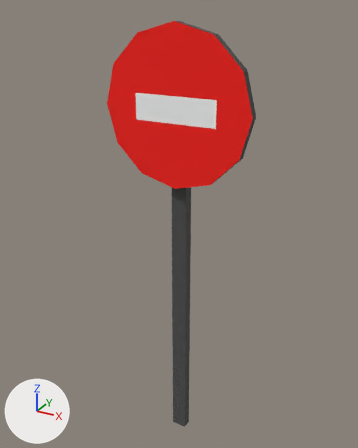
A saved change to the glTF model assets/models/generic/traffic_sign_forbidden.glb.
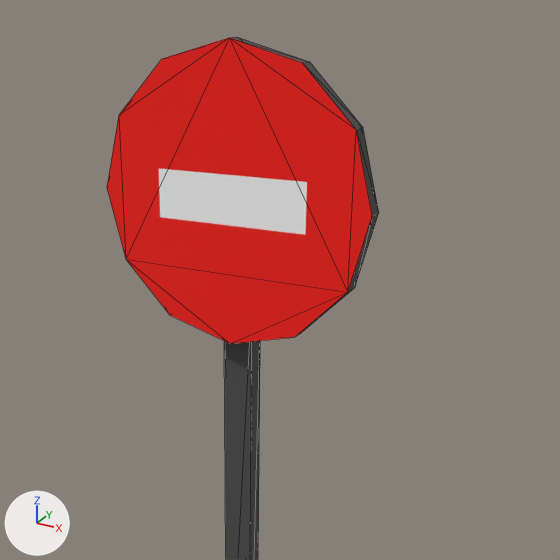
Each version is shown whole from a camera (50 mm lens) standing at (1.33, -2.447, 2.818) and looking at (-0.034, 0.033, 1.578), then close up on the part from 14% to 99% of the width and 0% to 69% of the height. The lights are fixed; the arrows at lower left show +X, +Y and +Z. The first two pictures are the older version. The close-ups show mesh edges as thin lines. Objects named as collision shapes, trigger or cutter boxes, shadow casters or lower levels of detail are left out. Where no turn or scale is listed for an object, it has been applied to the vertices. Vertices at exactly the same position are counted once.
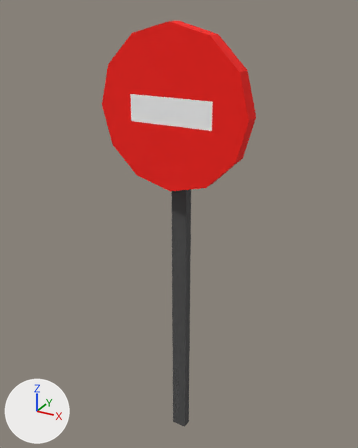
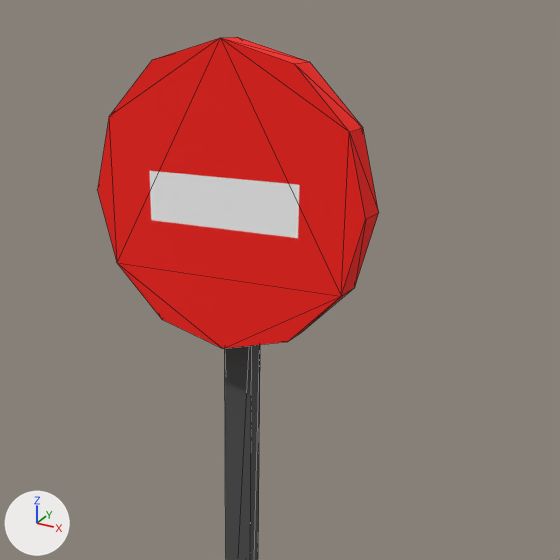
Pixel boxes [x1, y1, x2, y2] of what changed, in the close-ups (560 x 560 px):
'Circle', surface changed, rescaled: before [107, 37, 379, 344]; after [97, 37, 379, 349]

The change in detail:
In material 'Red' (mat_red), texture is no longer img_traffic_sign_forbidden.
In material 'Red' (mat_red), base_color is now set to (1.0, 0.0116, 0.00651), red #ff1c13.
Material 'Texture' (mat_texture) is new.
Its texture is img_traffic_sign_forbidden.
Its roughness is 1.0.
me_circle_003 is used by ob_circle; location (0.0, -0.03, 2.3).
me_circle_003 had 24 vertices, 44 faces and spanned x -0.45..0.45, y -0.05..0.0, z -0.45..0.45.
me_circle_003 now has 24 vertices, 44 faces and spans x -0.45..0.45, y -0.1..0.0, z -0.45..0.45.
me_circle_003 part 1: the whole mesh is scaled about the mesh origin by (1, 2, 1).
me_circle_003 gains material mat_texture (picture img_traffic_sign_forbidden).
